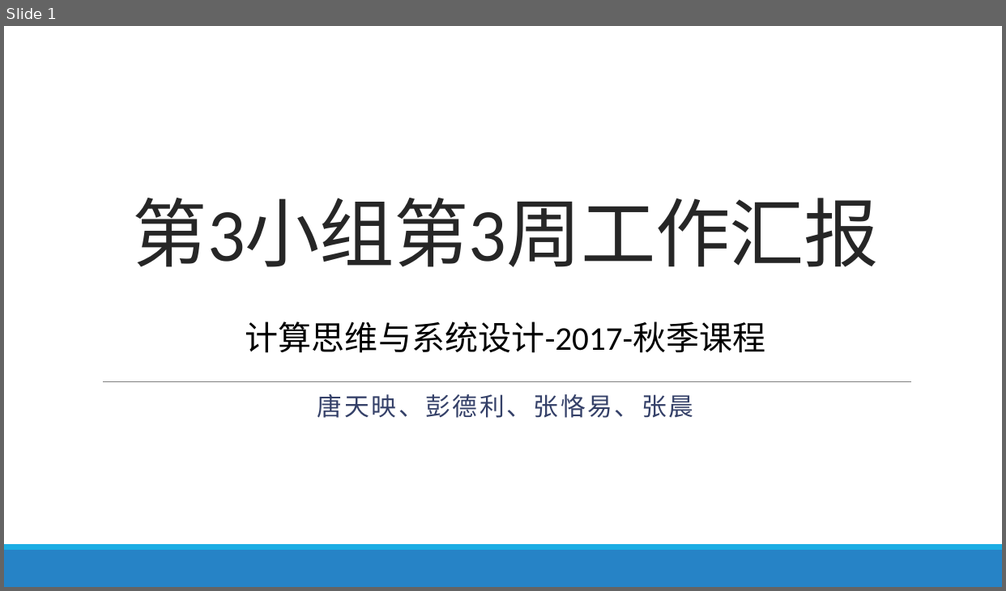
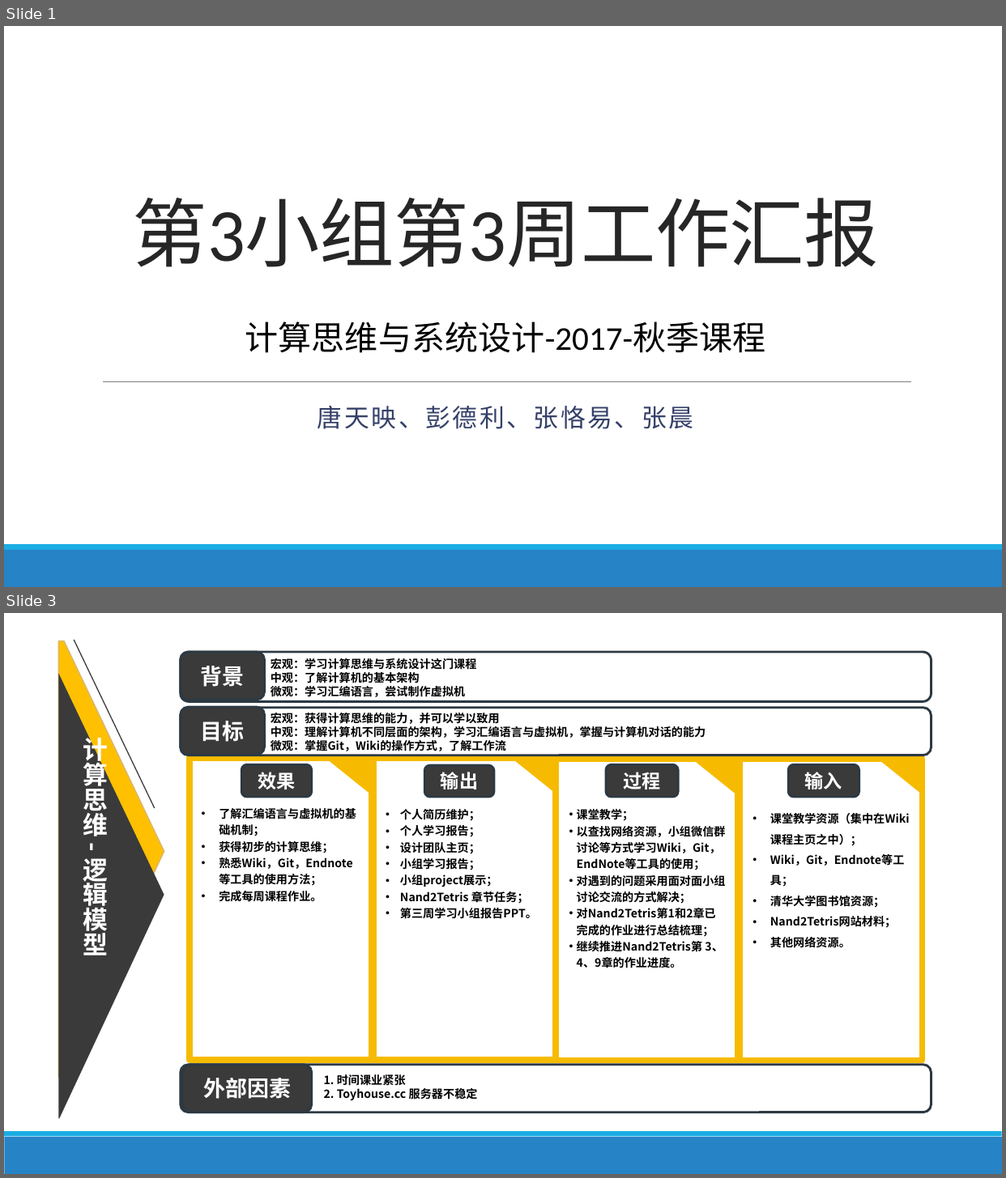
Before and after one commit to jisuansiwei2017/SDCT-2017-Fall, a slide deck: weekly_report/group3/week3.pptx. Shown one above the other, each under a label of ours: slide 1 before the commit, slides 1 and 3 after it; the slides between them are not shown. The pictures are 1006x591 and 1006x1178 pixels, drawn with LibreOffice and Linux fonts; fonts in the diff are those of the drawing. Boxes give left, top, right and bottom in pixels: in the first picture for what was removed or moved away, otherwise in the second. Text is boxed around its words. In the diff, an @@ line names an element or a change of style, - is before the commit and + after.

```diff
--- a/weekly_report/group3/week3.pptx
+++ b/weekly_report/group3/week3.pptx
@@ slide 3 added at [4,613,1002,1174], background #FFFFFF; not listed: 2 template elements that a slide beside it also shows @@
@@ group added at [58,640,931,1119]: 10 rounded rectangles, 8 texts, 4 rectangles, 4 right triangles, 2 freeform shapes, 1 line @@
+目标
+背景
+外部因素
+计算思维 - 逻辑模型
+  • 课堂教学资源（集中在Wiki课程主页之中）；
+  • Wiki，Git，Endnote等工具；
+  • 清华大学图书馆资源；
+  • Nand2Tetris网站材料；
+  • 其他网络资源。
+• 课堂教学；
+• 以查找网络资源，小组微信群讨论等方式学习Wiki，Git，EndNote等工具的使用；
+• 对遇到的问题采用面对面小组讨论交流的方式解决；
+• 对Nand2Tetris第1和2章已完成的作业进行总结梳理；
+• 继续推进Nand2Tetris第 3、4、9章的作业进度。
+• 个人简历维护；
+• 个人学习报告；
+• 设计团队主页；
+• 小组学习报告；
+• 小组project展示；
+  • Nand2Tetris 章节任务；
+  • 第三周学习小组报告PPT。
+• 了解汇编语言与虚拟机的基础机制；
+• 获得初步的计算思维；
+• 熟悉Wiki，Git，Endnote等工具的使用方法；
+• 完成每周课程作业。
+宏观：获得计算思维的能力，并可以学以致用
+中观：理解计算机不同层面的架构，学习汇编语言与虚拟机，掌握与计算机对话的能力
+微观：掌握Git，Wiki的操作方式，了解工作流
+效果
+输出
+过程
+输入
+1. 时间课业紧张
+2. Toyhouse.cc 服务器不稳定
+宏观：学习计算思维与系统设计这门课程
+中观：了解计算机的基本架构
+微观：学习汇编语言，尝试制作虚拟机
@@ slide 1 changed as well @@
@@ subtitle "唐天映、彭德利、张恪易、张晨": place and size @@
-subtitle "唐天映、彭德利、张恪易、张晨" at [317,395,693,418]
+subtitle "唐天映、彭德利、张恪易、张晨" at [317,406,693,429]
```
Also in this commit, not shown: 1 other slide added, 2 slides removed.
